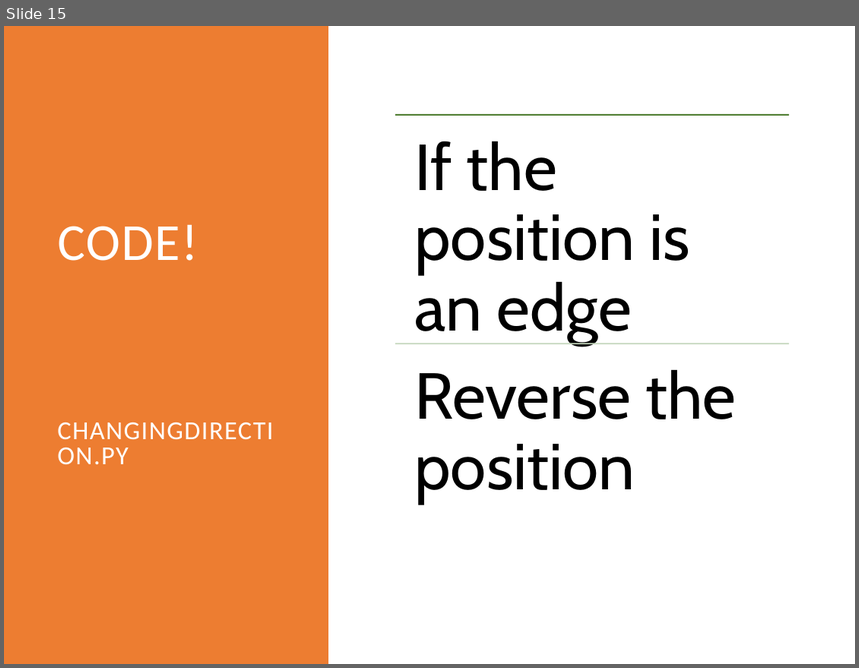
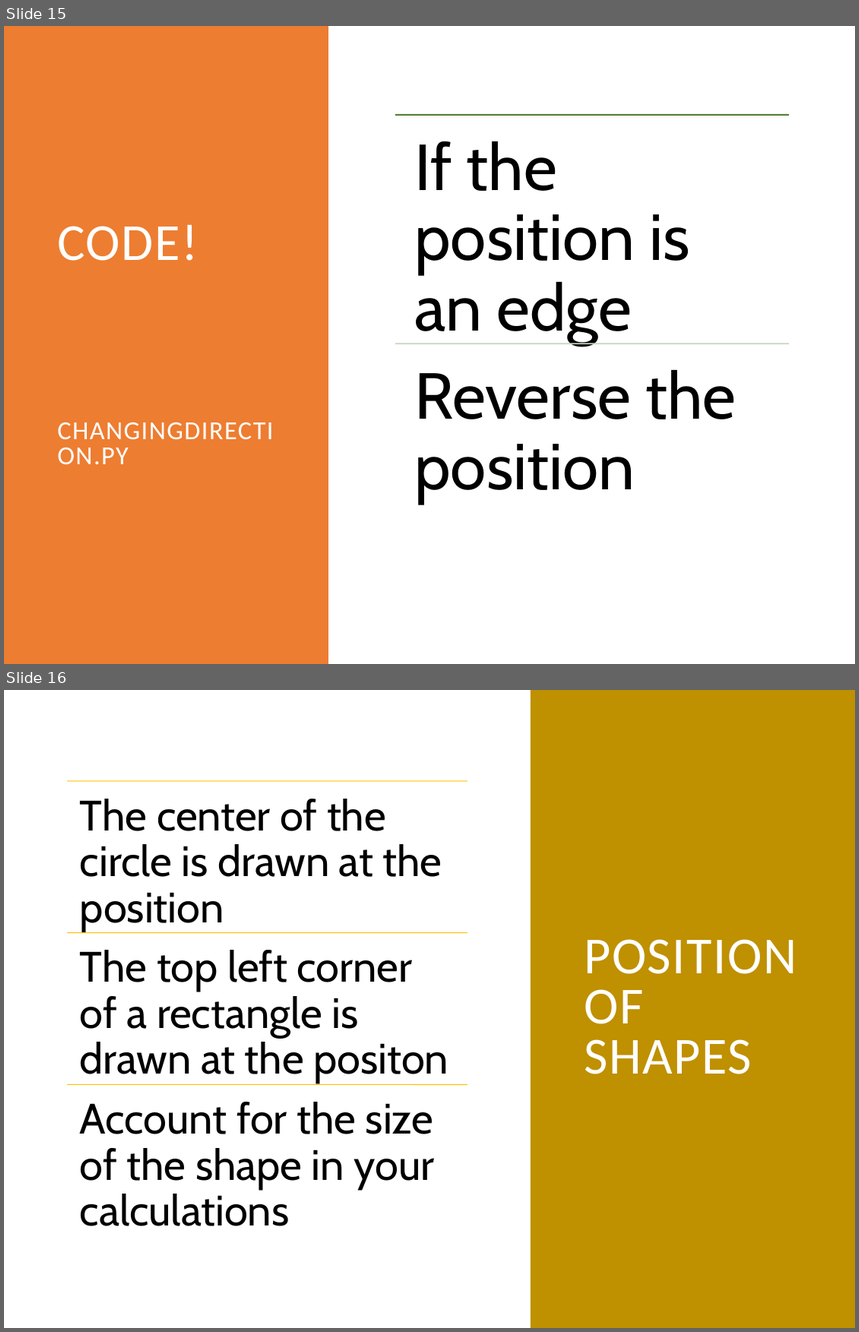
Before and after one commit to rsera/Junior-Knights, a slide deck: Python Day 10 Pygame 2.pptx. Shown one above the other, each under a label of ours: slide 15 before the commit, slides 15 and 16 after it. The pictures are 859x668 and 859x1332 pixels, drawn with LibreOffice and Linux fonts; fonts in the diff are those of the drawing. Boxes give left, top, right and bottom in pixels: in the first picture for what was removed or moved away, otherwise in the second. Text is boxed around its words. In the diff, an @@ line names an element or a change of style, - is before the commit and + after.

```diff
--- a/Python Day 10 Pygame 2.pptx
+++ b/Python Day 10 Pygame 2.pptx
@@ slide 16 added at <box>4,690,855,1328</box>, background #FFFFFF @@
@@ rectangle added at <box>531,690,855,1328</box>, fill #BF9000 @@
@@ title added at <box>584,939,797,1075</box>, 44 pt, text #FFFFFF @@
+POSITION OF SHAPES
@@ group added at <box>67,781,468,1227</box>: 3 lines, 3 texts @@
+The center of the circle is drawn at the position
+The top left corner of a rectangle is drawn at the positon
+Account for the size of the shape in your calculations
```
Also in this commit, not shown: 1 slide changed, 7 other slides added, 2 slides removed, 14 other files.
